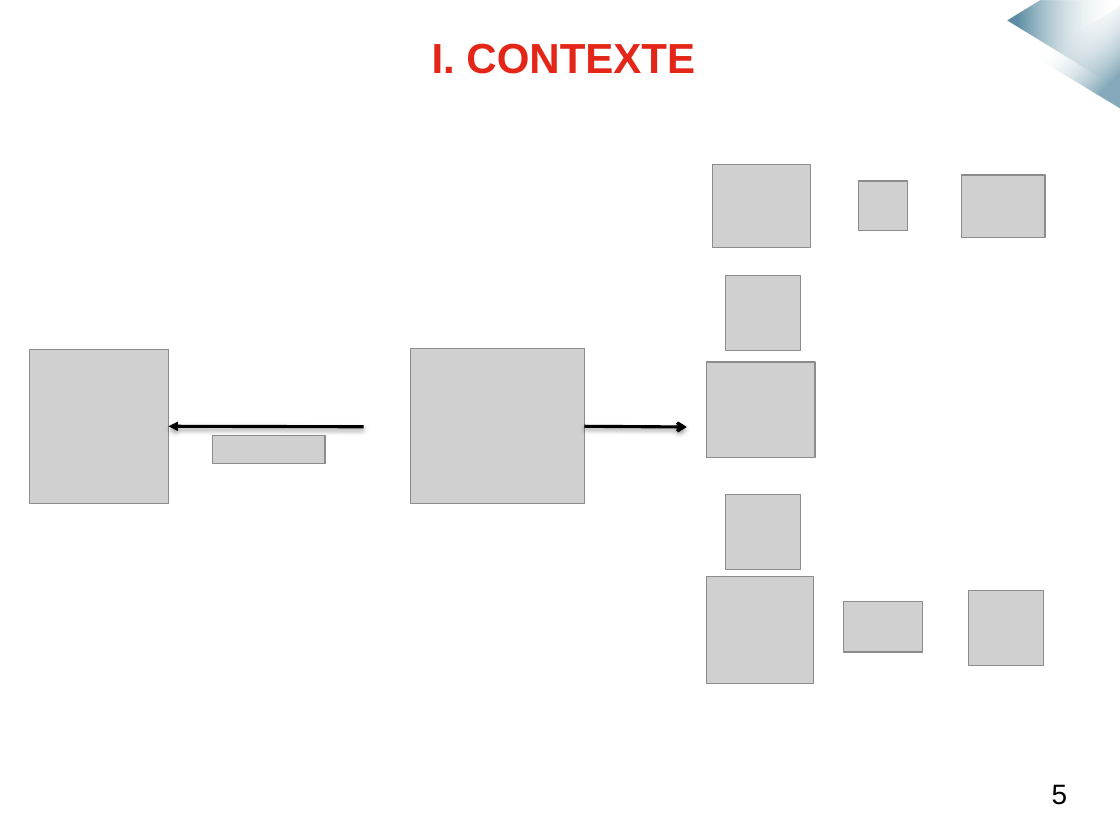
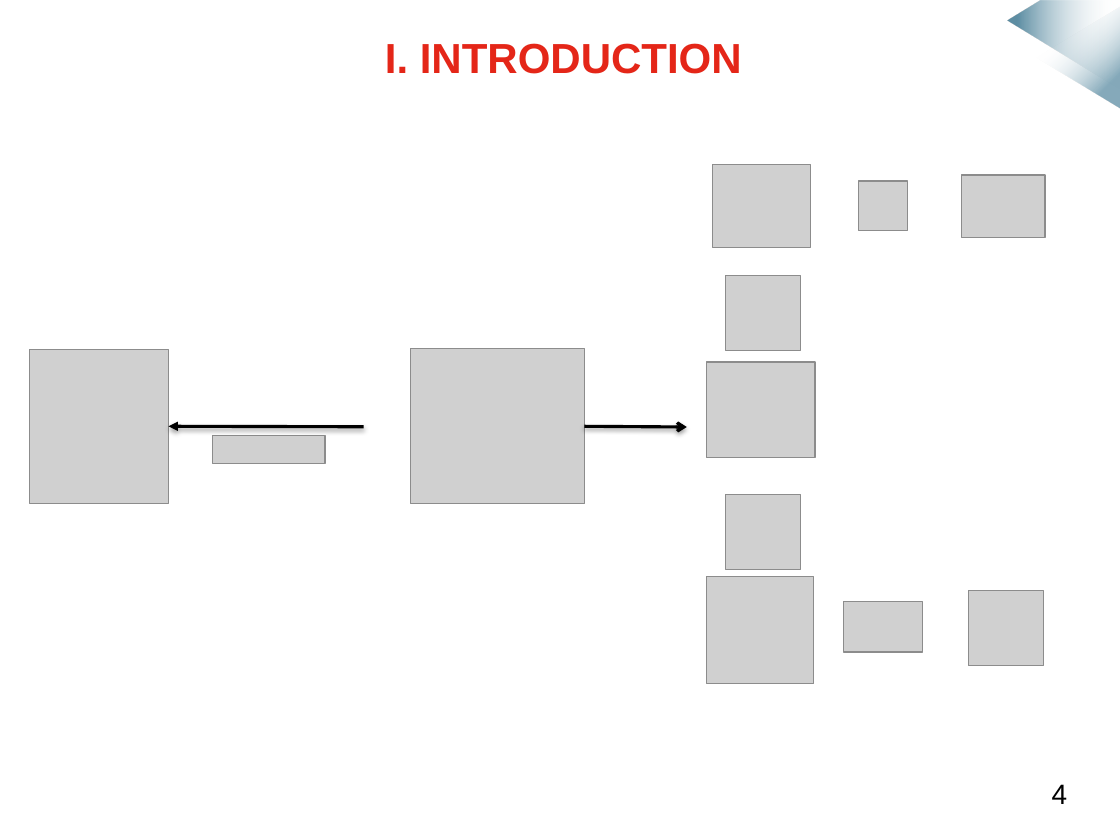
Before and after one commit to mmeven/EP_Domotique_Tablette, a slide deck: slide 4 of Rendu/Diapo_soutenance.pptx. Drawn at 1120x840 pixels with LibreOffice and Linux fonts; fonts in the diff are those of the drawing; grey boxes stand for pictures; background and template pictures are left out. Boxes give left, top, right and bottom in pixels: in the first picture for what was removed or moved away, otherwise in the second. Text is boxed around its words. In the diff, an @@ line names an element or a change of style, - is before the commit and + after.

```diff
--- a/Rendu/Diapo_soutenance.pptx
+++ b/Rendu/Diapo_soutenance.pptx
@@ title at <box>385,43,742,74</box>: text changed @@
-I. CONTEXTE
+I. INTRODUCTION
@@ text at <box>1052,784,1068,804</box>: text changed @@
-5
+4
```
Also in this commit, not shown: 20 other slides changed, 1 slide added.
